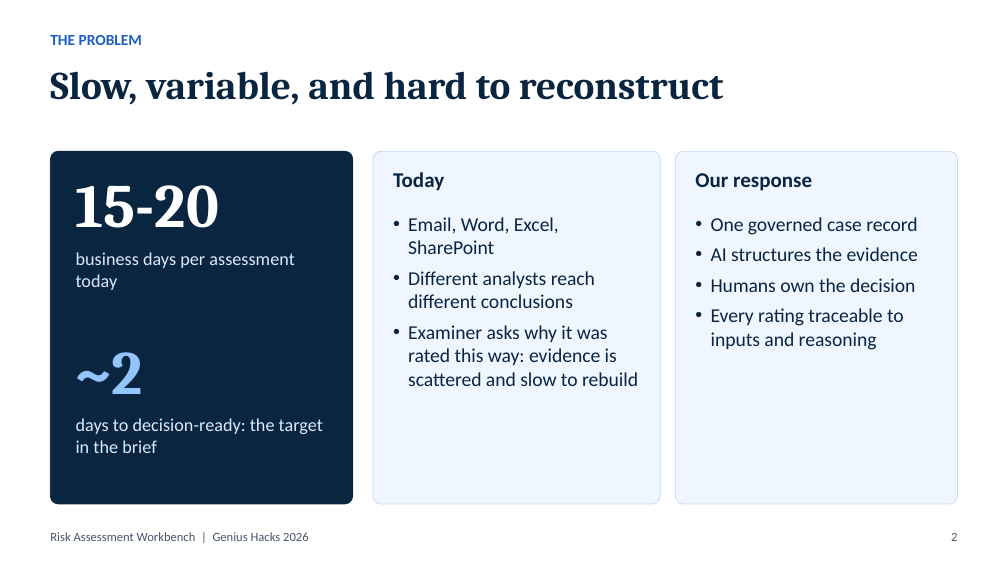
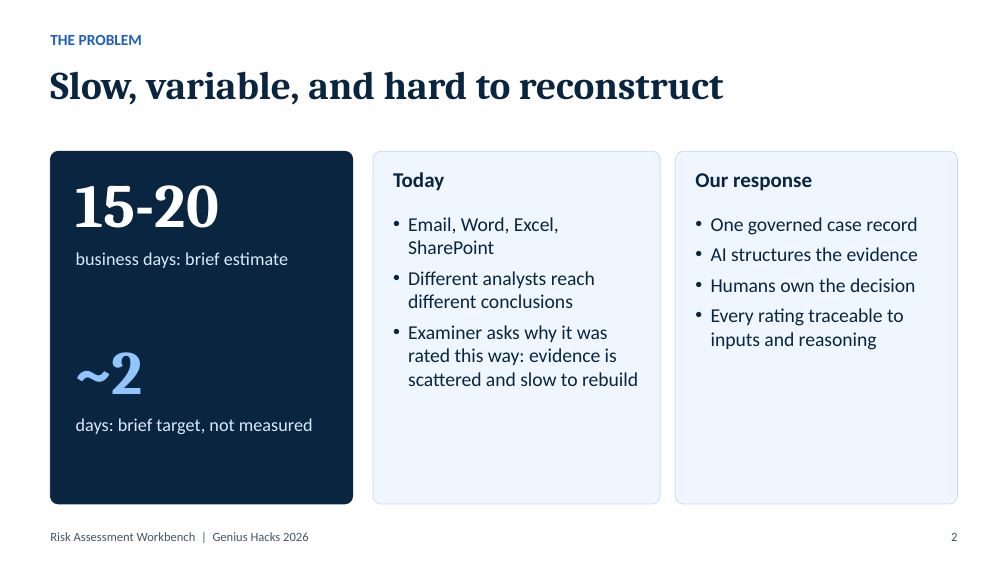
Before and after one commit to ebtenorio-myridius/geniushack3, a slide deck: slide 2 of docs/presentation/Risk_Assessment_Workbench_Genius_Hacks_2026.pptx. Drawn at 1008x567 pixels with LibreOffice and Linux fonts; fonts in the diff are those of the drawing. Boxes give left, top, right and bottom in pixels: in the first picture for what was removed or moved away, otherwise in the second. Text is boxed around its words. In the diff, an @@ line names an element or a change of style, - is before the commit and + after.

```diff
--- a/docs/presentation/Risk_Assessment_Workbench_Genius_Hacks_2026.pptx
+++ b/docs/presentation/Risk_Assessment_Workbench_Genius_Hacks_2026.pptx
@@ text at bbox=[76, 252, 288, 268]: text changed @@
-business days per assessment today
+business days: brief estimate
@@ text at bbox=[76, 418, 313, 434]: text changed @@
-days to decision-ready: the target in the brief
+days: brief target, not measured
```
Also in this commit, not shown: 4 other slides changed, 6 other files.
